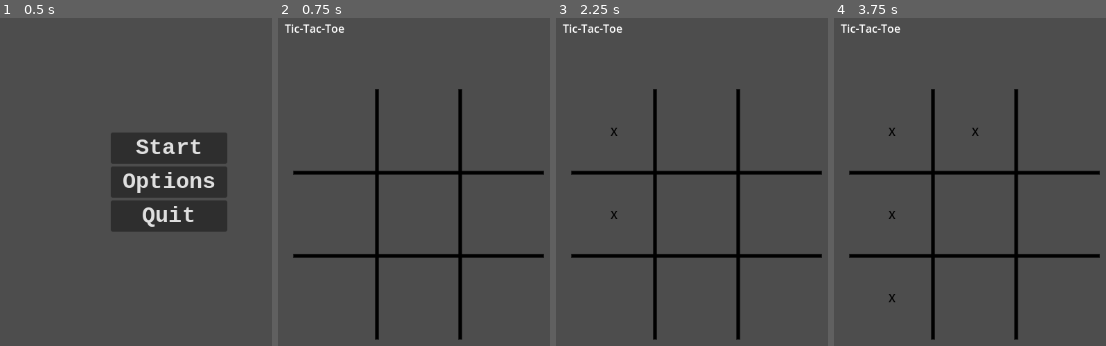
Above: before the commit, frames 1-4 (left to right).
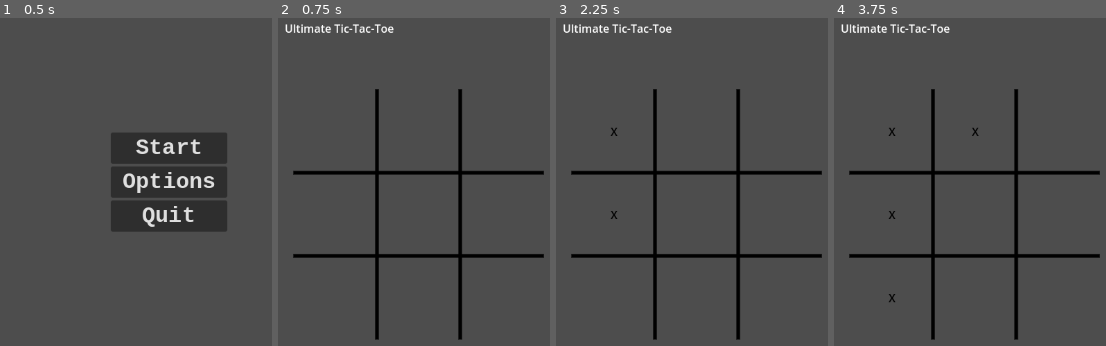
Above: after the commit, the same moments.

Repository: adaviloper/ultimate-tic-tac-toe
Game: Godot game, scene res://scenes/menu.tscn
Two runs of this game, one before a commit and one after it. Both use one fixed random seed, a clock stepped at 60 frames per second and the inputs below. The project has no main scene, so this scene is started directly.
Inputs (mouse positions are in pixels of both pictures, inside the frame that each line leads up to):
- Up to frame 1 (0.5 s): no input
- Up to frame 2 (0.75 s): click "Start" at 0.5 s
- Up to frame 3 (2.25 s): tap Enter at 1.25 s; move the mouse to (613, 129) at 1.27 s; click (613, 129) at 1.42 s; tap Space at 2 s; move the mouse to (613, 214) at 2.02 s; click (613, 214) at 2.17 s
- Up to frame 4 (3.75 s): tap Enter at 2.75 s; move the mouse to (891, 296) at 2.77 s; click (891, 296) at 2.92 s; tap Space at 3.5 s; move the mouse to (975, 129) at 3.52 s; click (975, 129) at 3.67 s

Frame 1 is identical in both runs. In frame 2, 0.7% of the frame differs, in the area x 2-43%, y 1-5%; in frame 3, 0.7%; in frame 4, 0.7%.

Commit message:
[UTTT-4] - applying feedback from review

Diff:
--- a/scenes/Cell.gd
+++ b/scenes/Cell.gd
@@ -1,17 +1,7 @@
 extends Area2D
-
-
-# Called when the node enters the scene tree for the first time.
-func _ready():
-	pass # Replace with function body.
 
 func _draw():
 	var collision = get_node("CollisionShape2D").shape.get_rect()
-
-# Called every frame. 'delta' is the elapsed time since the previous frame.
-func _process(delta):
-	pass
-
 
 func _on_input_event(viewport, event, shape_idx):
 	if event is InputEventMouseButton and event.button_index == MOUSE_BUTTON_LEFT and event.pressed:
--- a/scenes/board.tscn
+++ b/scenes/board.tscn
@@ -50,10 +50,6 @@
 		Color.BLACK, lineWidth,
 		true
 	)
-
-# Called every frame. 'delta' is the elapsed time since the previous frame.
-func _process(delta):
-	pass
 "
 
 [node name="board" type="Node2D"]
@@ -64,4 +60,4 @@
 offset_top = 100.0
 offset_right = 377.0
 offset_bottom = 123.0
-text = "Tic-Tac-Toe"
+text = "Ultimate Tic-Tac-Toe"
